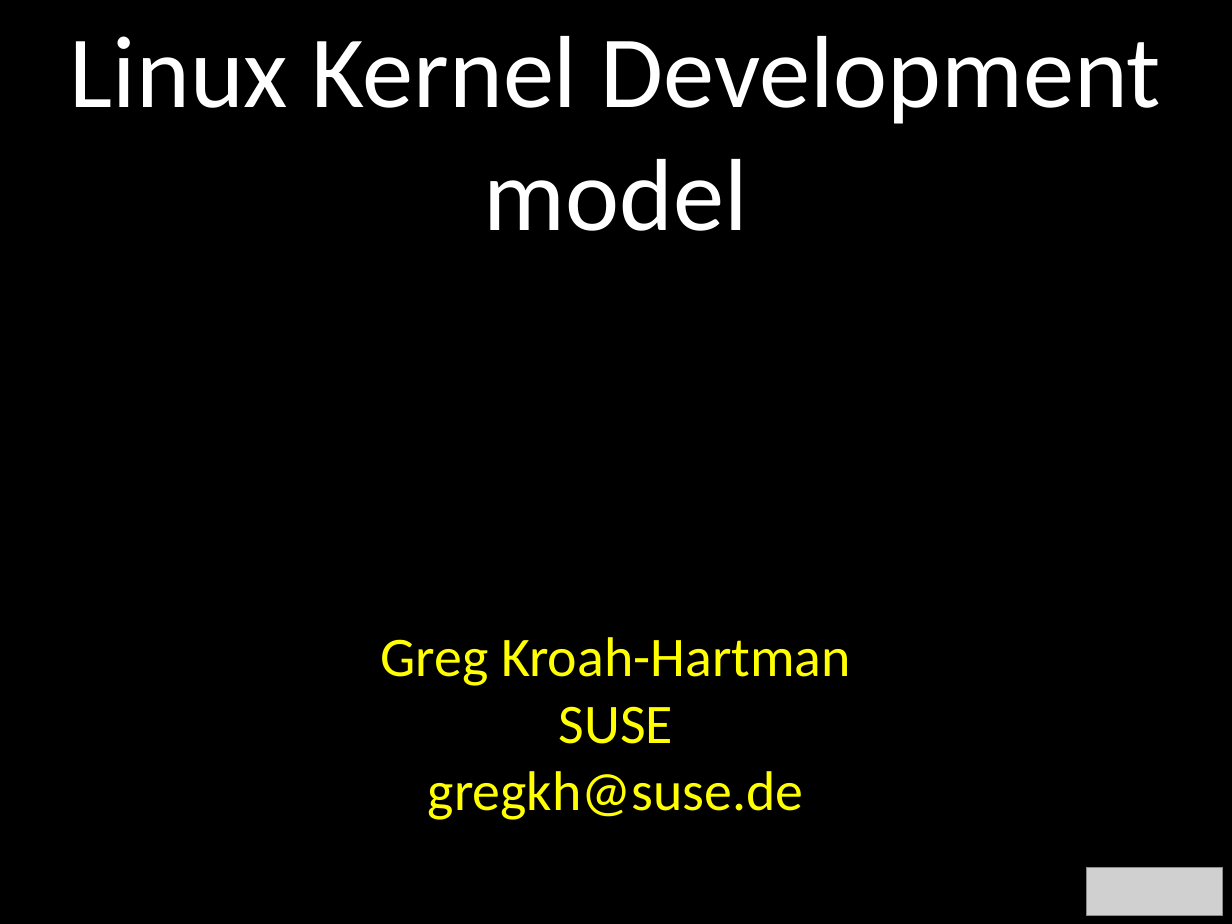
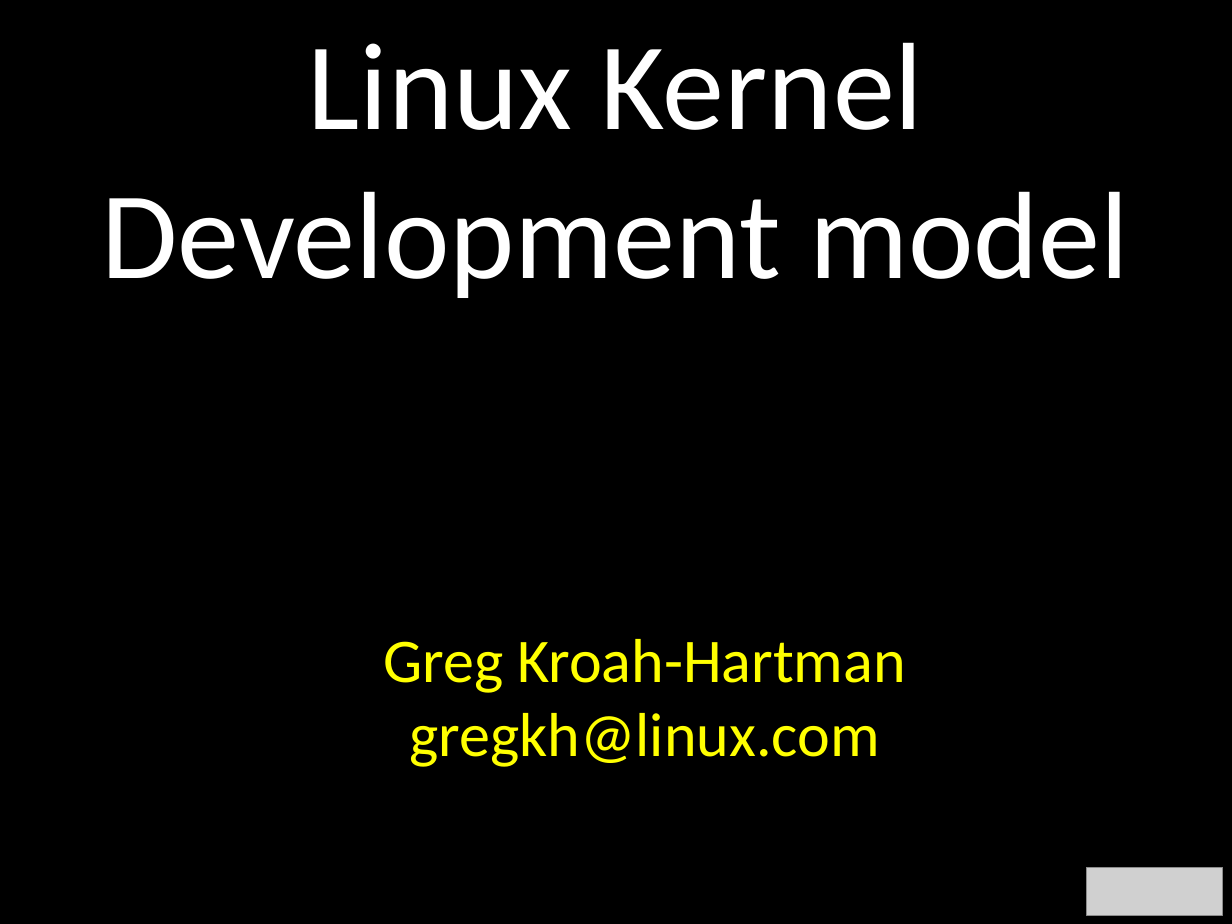
Before and after one commit to gregkh/kernel-development, a slide deck: slide 1 of kernel-development.odp. Drawn at 1232x924 pixels with LibreOffice and Linux fonts; fonts in the diff are those of the drawing; grey boxes stand for pictures. Boxes give left, top, right and bottom in pixels: in the first picture for what was removed or moved away, otherwise in the second. Text is boxed around its words. In the diff, an @@ line names an element or a change of style, - is before the commit and + after.

Commit message:
tiny tweaks
Hopefully this is the final version for the LinuxCon automotive
conference.

```diff
--- a/kernel-development.odp
+++ b/kernel-development.odp
@@ text "Linux Kernel Development model" at (x1=102, y1=42, x2=1129, y2=298): size 66 to 80 pt @@
@@ text at (x1=383, y1=639, x2=905, y2=693): size 36 to 40 pt in "Greg Kroah-Hartman" @@
@@ text at (x1=409, y1=713, x2=879, y2=767): text changed; size 36 to 40 pt @@
-SUSE
-gregkh@suse.de
+gregkh@linux.com
```
Also in this commit, not shown: 5 other slides changed, 3 slides removed, 1 other file.
